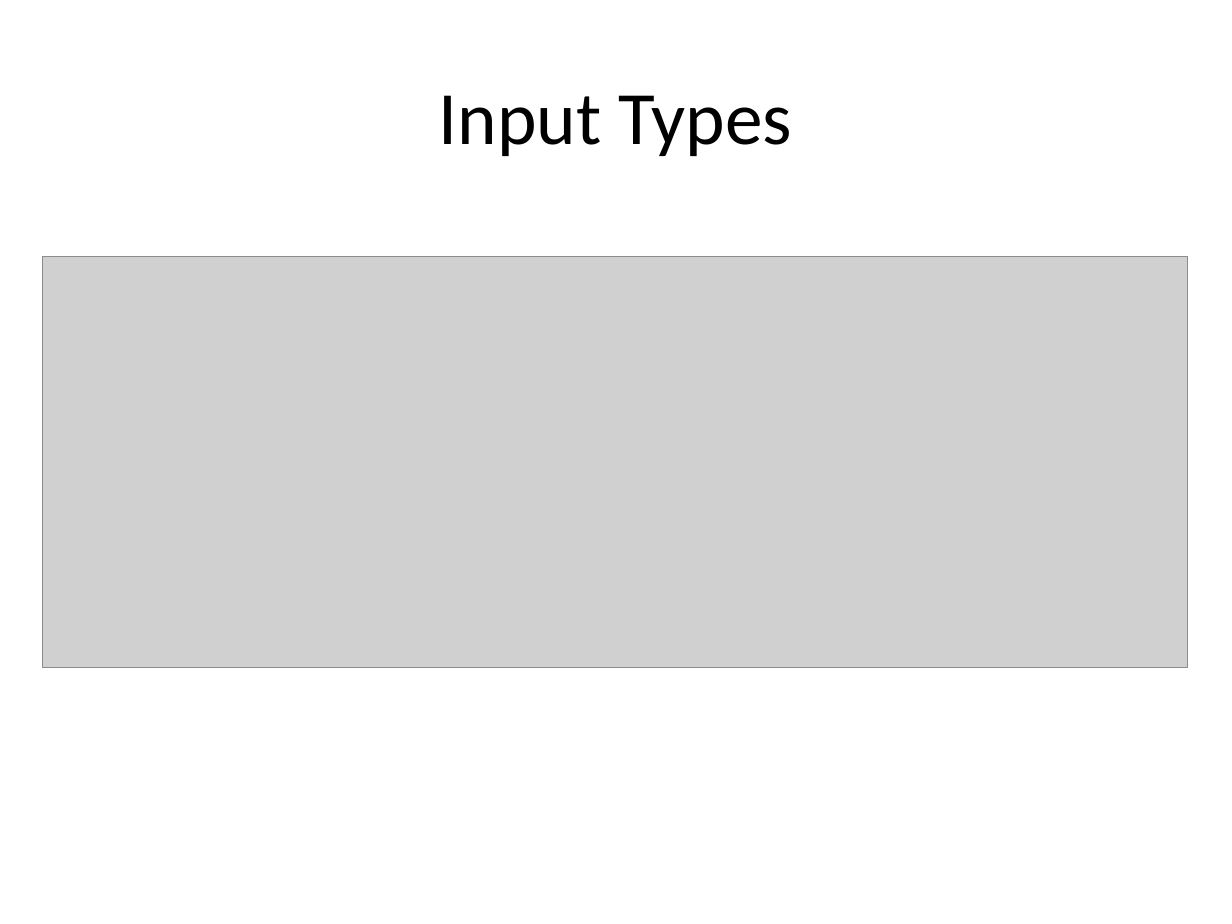
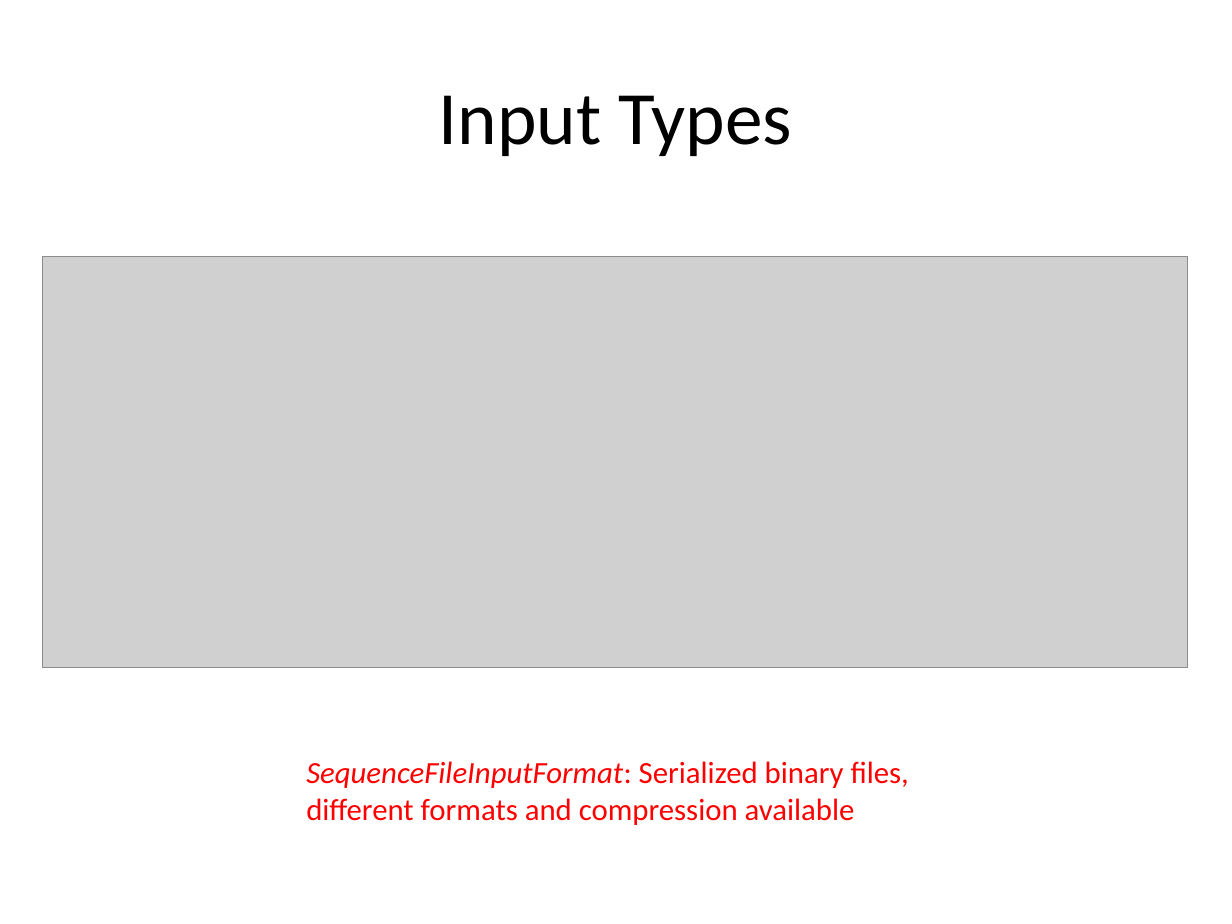
Before and after one commit to jayurbain/HadoopIntro, a slide deck: slide 35 of MapReduce 1.pptx. Drawn at 1232x924 pixels with LibreOffice and Linux fonts; fonts in the diff are those of the drawing; grey boxes stand for pictures. Boxes give left, top, right and bottom in pixels: in the first picture for what was removed or moved away, otherwise in the second. Text is boxed around its words. In the diff, an @@ line names an element or a change of style, - is before the commit and + after.

```diff
--- a/MapReduce 1.pptx
+++ b/MapReduce 1.pptx
@@ text added at box(306, 761, 909, 825), 18 pt, text #FF0000 @@
+SequenceFileInputFormat: Serialized binary files,
+different formats and compression available
```
Also in this commit, not shown: 12 other slides changed.
